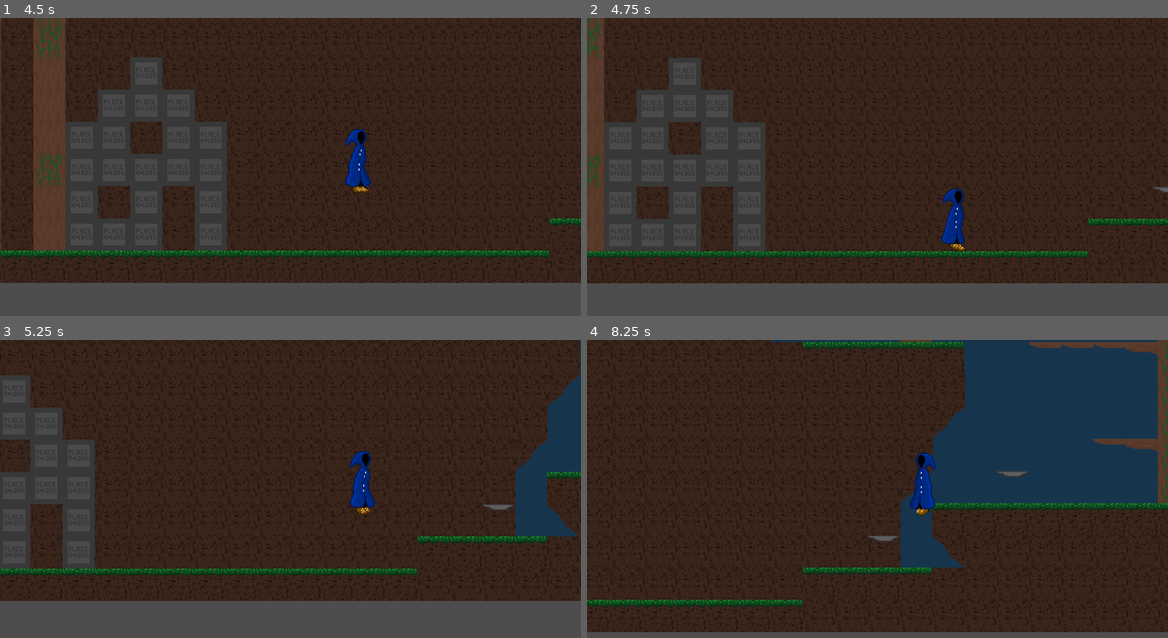
Above: before the commit, frames 1-4 (two rows, left to right).
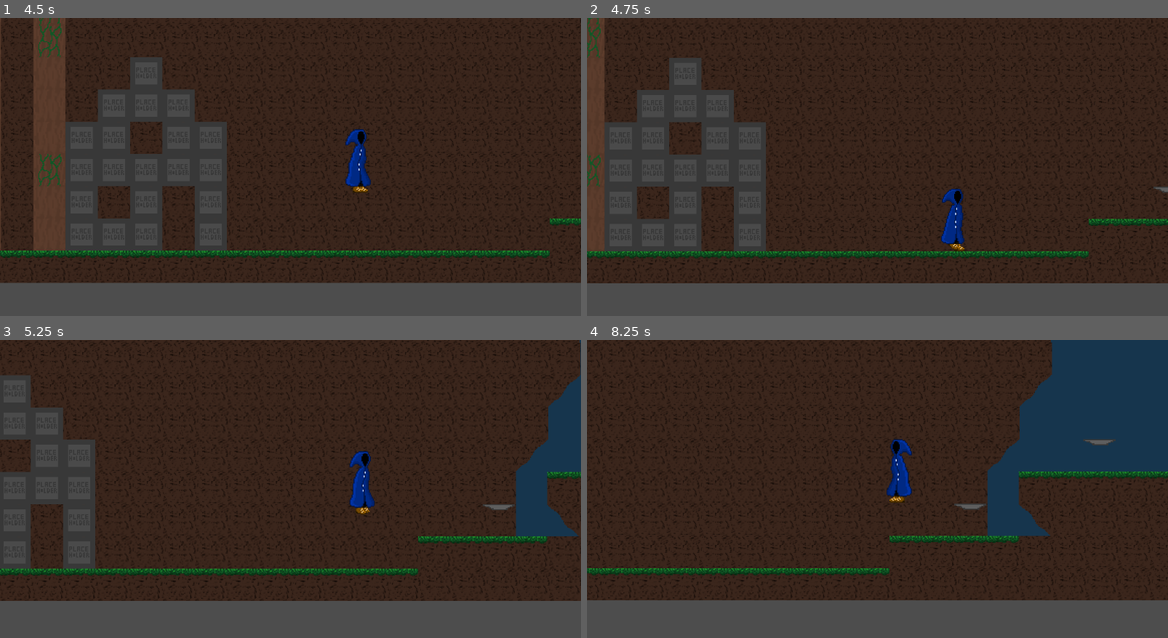
Above: after the commit, the same moments.

Repository: Maurice438361/Nyctophobia-YOGduo
Game: Godot game, scene res://world.tscn
Same seed, same stepped clock (60 frames per second), same inputs: the game is played once before the commit and once after it.
Inputs:
- Up to frame 1 (4.5 s): tap Enter at 0.5 s; hold D (Right) 0.53-2.03 s; tap Space (Jump) at 0.6, 0.77, 1.07, 1.35, 1.52, 1.82, 2.1, 2.85, 3.02, 3.32, 3.6, 3.77, 4.07, 4.35 s; hold A (Left) 2.03-4.28 s; hold D (Right) from 4.28 s (still down)
- Up to frame 2 (4.75 s): keep holding D (Right); tap Space (Jump) at 4.52 s
- Up to frame 3 (5.25 s): keep holding D (Right); tap Space (Jump) at 4.82, 5.1 s
- Up to frame 4 (8.25 s): tap Space (Jump) at 5.85, 6.02, 6.32, 6.6, 6.77, 7.07, 7.35, 7.52, 7.82, 8.1 s; release D (Right) at 8.03 s; hold A (Left) from 8.03 s (still down)

Frame 1 is identical in both runs. In frame 2, 0.7% of the frame differs, in the area x 0-100%, y 0-89%; in frame 3, 0.7%; in frame 4, 30%, in the area x 0-100%, y 0-99%.

Commit message:
Fixed wall jumping bug where it only works on left walls

Diff:
--- a/assets/Player sprite/nyctophobia_player.gd
+++ b/assets/Player sprite/nyctophobia_player.gd
@@ -74,7 +74,7 @@
 
 	if WallCling and Input.is_action_just_pressed("Jump"):
 		velocity.y -= WALL_JUMP_FORCE
-		velocity.x = -direction + WALL_PUSH_FORCE
+		velocity.x = get_wall_normal().x * WALL_PUSH_FORCE
 		WallJumped = true
 		WallCling = false
 		await get_tree().create_timer(WALL_JUMP_GRACE).timeout
